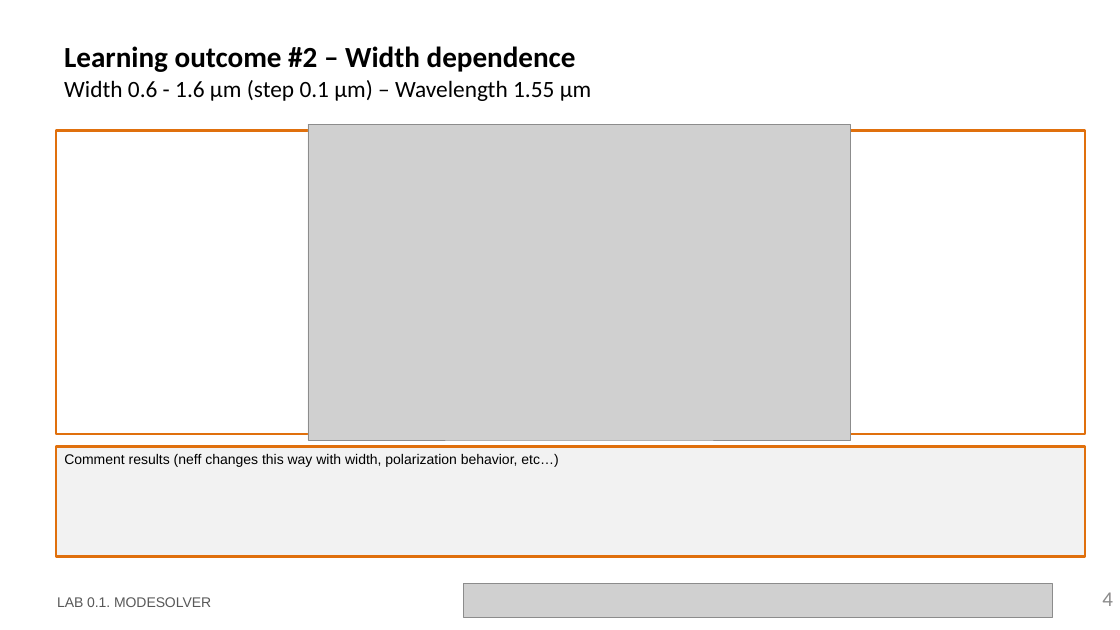
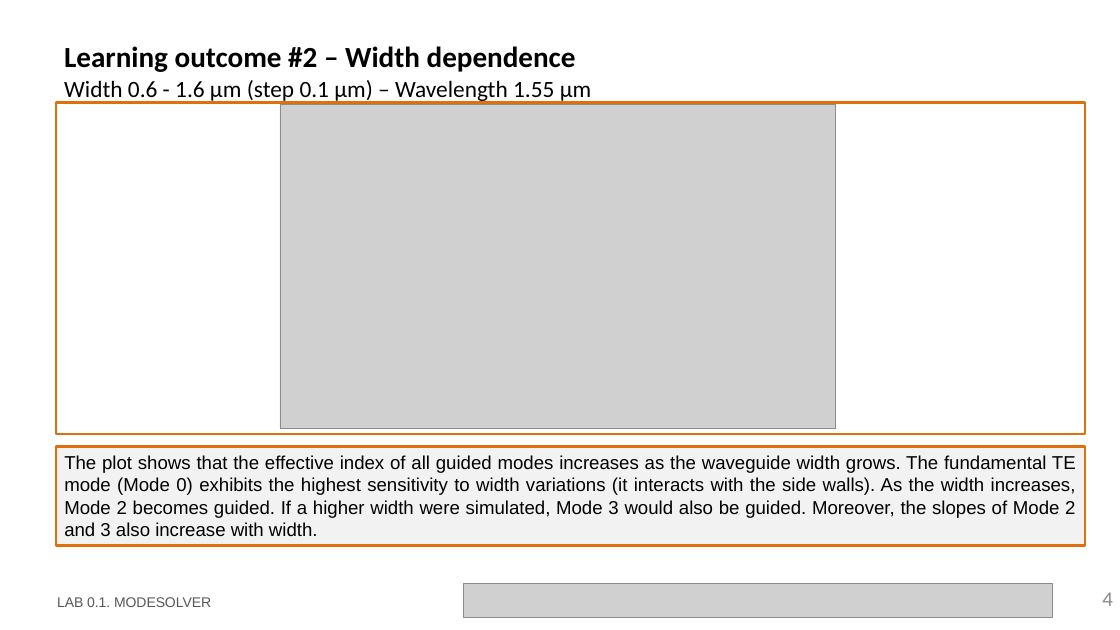
Before and after one commit to mromgar1/pic-upv-lab1, a slide deck: slide 4 of LabBook_10.pptx. Drawn at 1120x630 pixels with LibreOffice and Linux fonts; fonts in the diff are those of the drawing; grey boxes stand for pictures; background and template pictures are left out. Boxes give left, top, right and bottom in pixels: in the first picture for what was removed or moved away, otherwise in the second. Text is boxed around its words. In the diff, an @@ line names an element or a change of style, - is before the commit and + after.

```diff
--- a/LabBook_10.pptx
+++ b/LabBook_10.pptx
@@ rectangle: place and size @@
-rectangle at (56, 130, 1086, 434)
+rectangle at (56, 103, 1086, 434)
@@ picture: place and size @@
-picture at (308, 124, 851, 440)
+picture at (280, 105, 836, 429)
@@ rectangle "The plot shows that the ...": place and size @@
-rectangle "The plot shows that the ..." at (56, 447, 1086, 557)
+rectangle "The plot shows that the ..." at (56, 447, 1086, 546)
@@ text in rectangle at (64, 455, 1076, 536): text changed; size 12 to 16 pt @@
-Comment results (neff changes this way with width, polarization behavior, etc…)
+The plot shows that the effective index of all guided modes increases as the waveguide width grows. The fundamental TE mode (Mode 0) exhibits the highest sensitivity to width variations (it interacts with the side walls). As the width increases, Mode 2 becomes guided. If a higher width were simulated, Mode 3 would also be guided. Moreover, the slopes of Mode 2 and 3 also increase with width.
```
Also in this commit, not shown: 3 other slides changed, 5 slides added, 2 slides removed.
